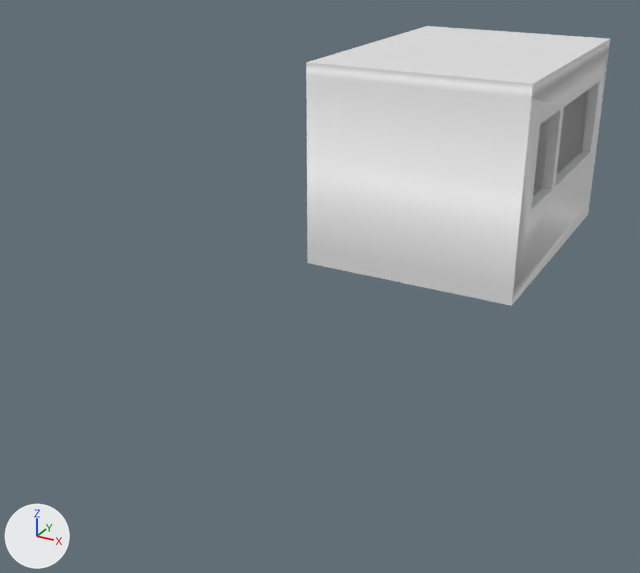
The OBJ model model/model.obj: old version first, new version second.
Rendered twice from a camera (50 mm lens) standing at (194.0, -467.0, 168.0) and looking at (16.0, -142.0, 6.0). Arrows for +X, +Y and +Z are at lower left; the lights stay in place. Where no turn or scale is listed for an object, it has been applied to the vertices. Vertices at the same position are counted once.

Objects in the first picture: 'model'.
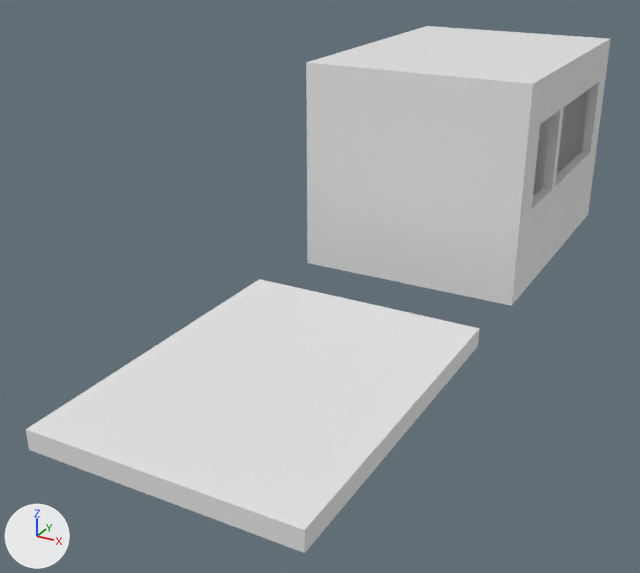
The newer file is also turned or shifted as a whole; pictures and numbers use the older file's frame.

Changed parts and their boxes (x1, y1, x2, y2) in the pictures (640 x 573 px):
'model', reshaped (92% wider, 88% taller): before (306, 26, 610, 306); after (26, 26, 610, 553)
part 1 of me_model, added: after (26, 279, 480, 553)
part 2 of me_model, built on: after (306, 26, 610, 289)

What the commit changed:
me_model is used by ob_model.
me_model had 1029 vertices, 336 faces and spanned x -20.0..90.0, y -90.0..61.0, z -8.0..96.0.
me_model now has 1735 vertices, 977 faces and spans x -20.0..90.0, y -287.0..61.0, z -8.0..96.0.
me_model part 1: a new loose piece, a box spanning x -20.4..90.3, y -286.8..-136.5, z -8.4..0.0.
me_model part 2: 2 vertices moved within x 25.0, y -38.0, z 21.0; 698 vertices added at x -20.0..90.0, y -90.0..61.0, z 0.0..96.0.
